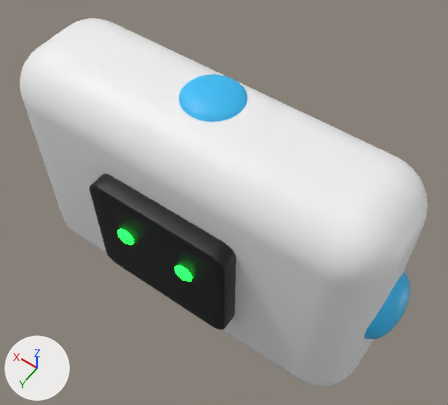
What one commit did to the glTF model assets/3d/perso.glb.
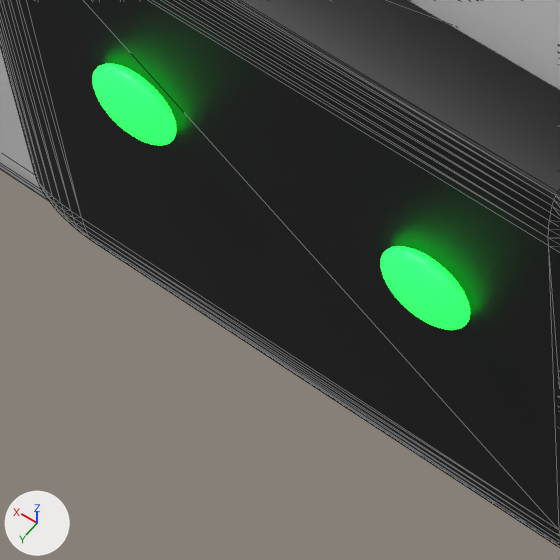
Each version is shown whole from a camera (50 mm lens) standing at (-2.4, 3.099, 5.051) and looking at (-0.147, -0.056, 0.094), then close up on the part from 22% to 47% of the width and 53% to 81% of the height. Every picture has the same lights, and +X, +Y and +Z are marked at lower left. The last two pictures show the newer version. The close-ups show mesh edges as thin lines. Where no turn or scale is listed for an object, it has been applied to the vertices.
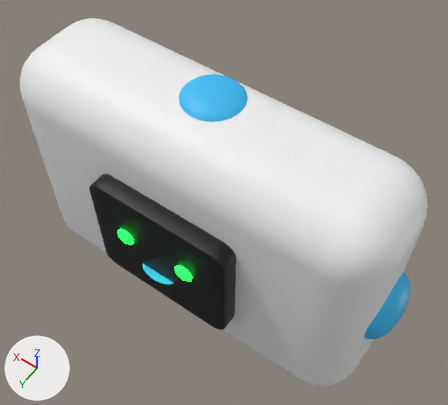
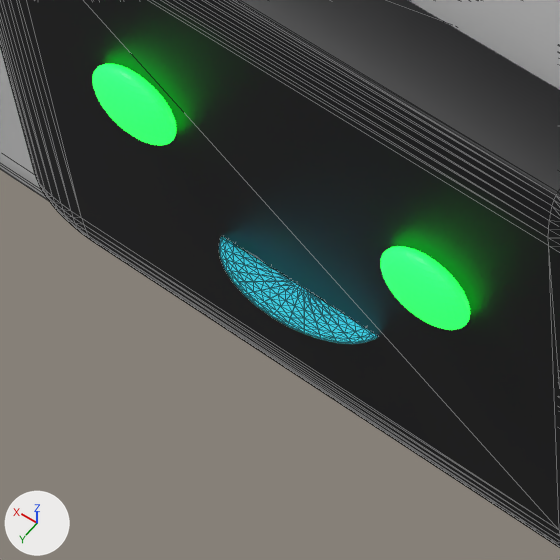
The change in detail:
Material 'Material.007' (mat_material_007) is new.
Its base color is (0.0356, 0.738, 1.0) (cyan #35dfff).
Mesh me_sphere is new.
It has 482 vertices, 960 faces and spans x -0.2..0.2, y -0.107..0.093, z 0.0.
It uses material mat_material_007 (cyan #35dfff).
Object 'bouche' (ob_bouche) is new; it shows me_sphere.
Its location is (0.0, 0.842, -0.2).

Changed parts and their boxes [x1, y1, x2, y2] in the close-ups (560 x 560 px):
'bouche', added (cyan)
    after: [219, 237, 378, 344]
